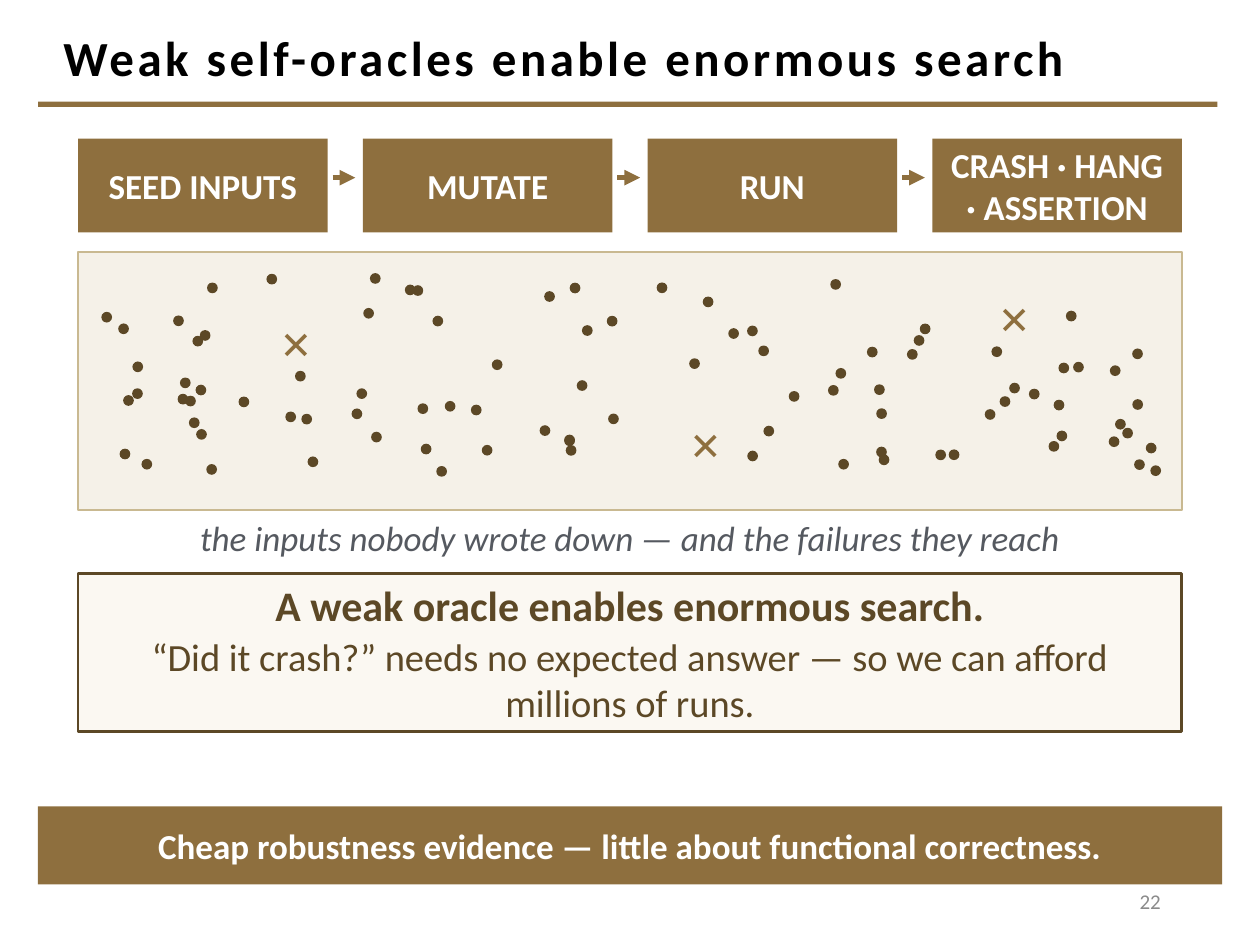
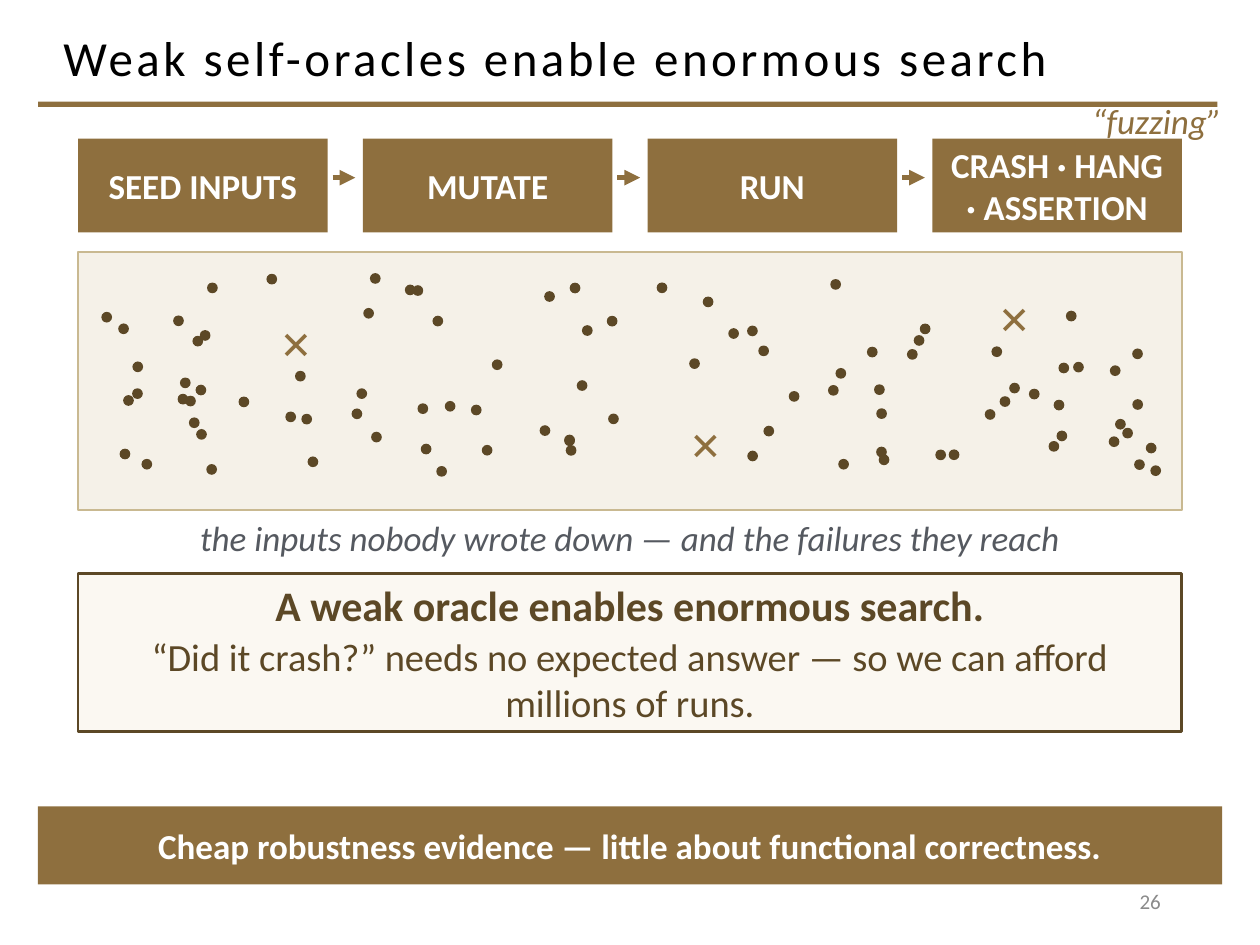
Before and after one commit to davisjam/model-based-agentic-software-engineering, a slide deck: slide 26 of course/lectures/act-1-foundations/08-validation/1-8-Validation.pptx (slide 22 before the commit). Drawn at 1260x945 pixels with LibreOffice and Linux fonts; fonts in the diff are those of the drawing; background and template pictures are left out. Boxes give left, top, right and bottom in pixels: in the first picture for what was removed or moved away, otherwise in the second. Text is boxed around its words. In the diff, an @@ line names an element or a change of style, - is before the commit and + after.

```diff
--- a/course/lectures/act-1-foundations/08-validation/1-8-Validation.pptx
+++ b/course/lectures/act-1-foundations/08-validation/1-8-Validation.pptx
@@ title "Weak self-oracles enable enormous search" at box(63, 42, 1046, 77): bold off @@
@@ text added at box(1092, 105, 1222, 143), 20 pt, text #8E6F3E, italic @@
+“fuzzing”
@@ page number at box(1140, 895, 1161, 909): text changed @@
-22
+26
```
Also in this commit, not shown: 26 other slides changed, 4 slides added.
